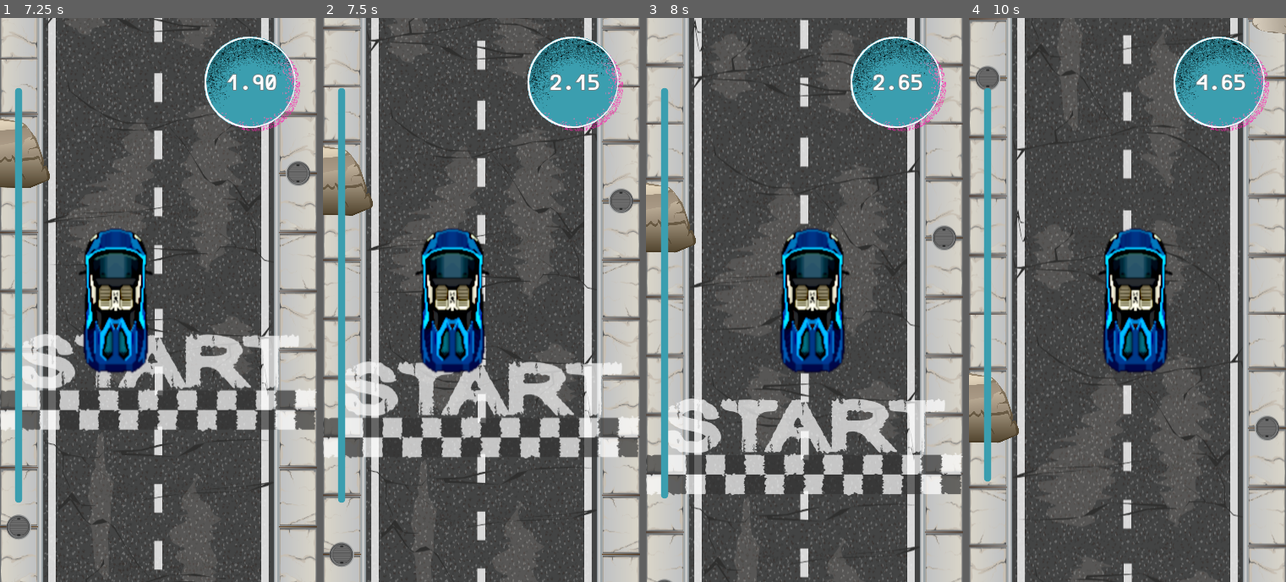
Above: before the commit, frames 1-4 (left to right).
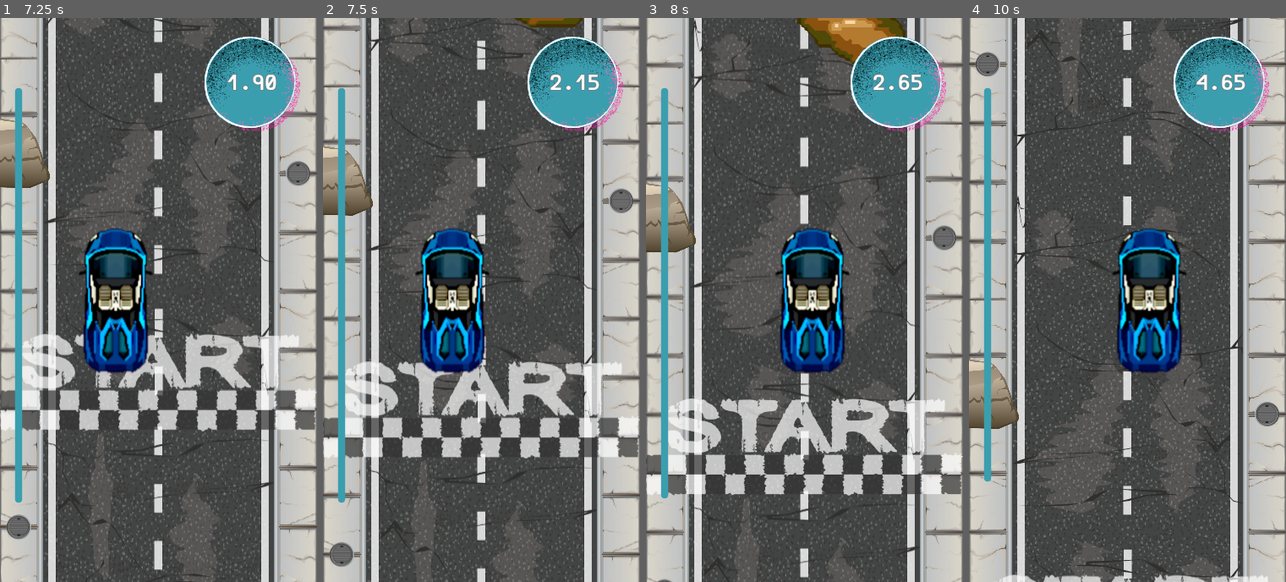
Above: after the commit, the same moments.

Repository: adngdb/coopjam
Game: Godot game, scene res://GUI/StartScreen/StartScreen.tscn
The game is run twice, just before and just after one commit, with the same random seed, the same clock (stepped at 60 frames per second) and the same inputs. Sound files missing from this copy of the repository are replaced by a short silence.
Inputs (mouse positions are in pixels of both pictures, inside the frame that each line leads up to):
- Up to frame 1 (7.25 s): tap Enter at 0.5, 5 s; move the mouse to (228, 271) at 0.52 s; hold Right (ui_right) 0.53-1.28 s; click (228, 271) at 0.6 s; tap Space at 1.25 s; move the mouse to (95, 328) at 1.27 s; hold Left (ui_left) 1.28-2 s; click (95, 328) at 1.35 s; click "Level 1" at 2 s; move the mouse to (190, 175) at 2.77 s; hold Right (ui_right) 2.78-4.28 s; click (190, 175) at 2.85 s; move the mouse to (142, 412) at 3.52 s; click (142, 412) at 3.6 s; move the mouse to (253, 384) at 4.27 s; hold Left (ui_left) 4.28-6.53 s; click (253, 384) at 4.35 s; move the mouse to (63, 215) at 5.02 s; click (63, 215) at 5.1 s; move the mouse to (174, 300) at 5.77 s; click (174, 300) at 5.85 s; move the mouse to (110, 159) at 6.52 s; hold Right (ui_right) from 6.53 s (still down); click (110, 159) at 6.6 s
- Up to frame 2 (7.5 s): keep holding Right (ui_right); move the mouse to (551, 271) at 7.27 s; click (551, 271) at 7.35 s
- Up to frame 3 (8 s): keep holding Right (ui_right)
- Up to frame 4 (10 s): move the mouse to (1064, 328) at 8.02 s; click (1064, 328) at 8.1 s; move the mouse to (1159, 175) at 8.77 s; release Right (ui_right) at 8.78 s; hold Left (ui_left) from 8.78 s (still down); click (1159, 175) at 8.85 s; move the mouse to (1111, 412) at 9.52 s; click (1111, 412) at 9.6 s

Frame 1 is identical in both runs. In frame 2, 0.3% of the frame differs, in the area x 60-82%, y 0-2%; in frame 3, 1.6%; in frame 4, 20%, in the area x 0-100%, y 0-100%.

Commit message:
new level design 1,2,3

Diff:
--- a/Qlas/Levels/1_Level.tscn
+++ b/Qlas/Levels/1_Level.tscn
@@ -7,6 +7,8 @@
 [ext_resource path="res://Objects/Decoration/Tree.tscn" type="PackedScene" id=5]
 [ext_resource path="res://Objects/Decoration/Rock1.tscn" type="PackedScene" id=6]
 [ext_resource path="res://Objects/Decoration/Rock2.tscn" type="PackedScene" id=7]
+[ext_resource path="res://Objects/Obstacles/Oil.tscn" type="PackedScene" id=8]
+[ext_resource path="res://Assets/Props/Bush_02.png" type="Texture" id=9]
 
 [node name="1_Level" type="Node2D"]
 
@@ -52,6 +54,24 @@
 [node name="RedCar5" parent="Obstacles" instance=ExtResource( 3 )]
 position = Vector2( -64, -5472 )
 
+[node name="Oil" parent="Obstacles" instance=ExtResource( 8 )]
+position = Vector2( 56, -536 )
+
+[node name="Oil2" parent="Obstacles" instance=ExtResource( 8 )]
+position = Vector2( -72, -1024 )
+
+[node name="Oil3" parent="Obstacles" instance=ExtResource( 8 )]
+position = Vector2( -72, -2624 )
+
+[node name="Oil4" parent="Obstacles" instance=ExtResource( 8 )]
+position = Vector2( -72, -3176 )
+
+[node name="Oil5" parent="Obstacles" instance=ExtResource( 8 )]
+position = Vector2( -64, -4688 )
+
+[node name="Oil6" parent="Obstacles" instance=ExtResource( 8 )]
+position = Vector2( 56, -4120 )
+
 [node name="StartLine" parent="." instance=ExtResource( 1 )]
 position = Vector2( 0, -32 )
 
@@ -79,7 +99,8 @@
 position = Vector2( -200, -3466.8 )
 
 [node name="Rock9" parent="Decoration" instance=ExtResource( 7 )]
-position = Vector2( -224, -4208 )
+position = Vector2( -168, -4168 )
+rotation = -1.5708
 
 [node name="Rock10" parent="Decoration" instance=ExtResource( 7 )]
 position = Vector2( 216, -4384 )
@@ -88,7 +109,8 @@
 position = Vector2( 184, -4064 )
 
 [node name="Rock12" parent="Decoration" instance=ExtResource( 6 )]
-position = Vector2( 232, -5192 )
+position = Vector2( 176, -5160 )
+rotation = 1.5708
 
 [node name="Rock13" parent="Decoration" instance=ExtResource( 6 )]
 position = Vector2( -192, -6018.8 )
@@ -112,10 +134,11 @@
 position = Vector2( -184, -1746.8 )
 
 [node name="Rock18" parent="Decoration" instance=ExtResource( 6 )]
-position = Vector2( -200, -2842.8 )
+position = Vector2( -187.5, -2888 )
+rotation = -1.5708
 
 [node name="Rock19" parent="Decoration" instance=ExtResource( 7 )]
-position = Vector2( -192, -2784 )
+position = Vector2( -200, -2832 )
 
 [node name="Rock21" parent="Decoration" instance=ExtResource( 7 )]
 position = Vector2( 64, -5936 )
@@ -128,3 +151,11 @@
 
 [node name="Tree2" parent="Decoration" instance=ExtResource( 5 )]
 position = Vector2( -560, -4600 )
+
+[node name="Bush_02" type="Sprite" parent="Decoration"]
+position = Vector2( 304, -2152 )
+texture = ExtResource( 9 )
+
+[node name="Bush_03" type="Sprite" parent="Decoration"]
+position = Vector2( -344, -1064 )
+texture = ExtResource( 9 )
--- a/Qlas/Levels/2_Level.tscn
+++ b/Qlas/Levels/2_Level.tscn
@@ -7,6 +7,7 @@
 [ext_resource path="res://Objects/Decoration/Tree.tscn" type="PackedScene" id=5]
 [ext_resource path="res://Objects/Decoration/Rock1.tscn" type="PackedScene" id=6]
 [ext_resource path="res://Objects/Decoration/Rock2.tscn" type="PackedScene" id=7]
+[ext_resource path="res://Objects/Obstacles/Oil.tscn" type="PackedScene" id=8]
 
 [node name="2_level" type="Node2D"]
 
@@ -109,6 +110,24 @@
 [node name="RedCar6" parent="Obstacles" instance=ExtResource( 3 )]
 position = Vector2( -64, -184 )
 
+[node name="Oil" parent="Obstacles" instance=ExtResource( 8 )]
+position = Vector2( -64, -1336 )
+
+[node name="Oil2" parent="Obstacles" instance=ExtResource( 8 )]
+position = Vector2( 65, -2456 )
+
+[node name="Oil3" parent="Obstacles" instance=ExtResource( 8 )]
+position = Vector2( 56, -4872 )
+
+[node name="Oil4" parent="Obstacles" instance=ExtResource( 8 )]
+position = Vector2( -72, -4488 )
+
+[node name="Oil5" parent="Obstacles" instance=ExtResource( 8 )]
+position = Vector2( -72, -7592 )
+
+[node name="Oil6" parent="Obstacles" instance=ExtResource( 8 )]
+position = Vector2( 64, -8928 )
+
 [node name="StartLine" parent="." instance=ExtResource( 1 )]
 position = Vector2( 0, -32 )
 
--- a/Qlas/Levels/3_Level.tscn
+++ b/Qlas/Levels/3_Level.tscn
@@ -7,6 +7,7 @@
 [ext_resource path="res://Objects/Decoration/Tree.tscn" type="PackedScene" id=5]
 [ext_resource path="res://Objects/Decoration/Rock1.tscn" type="PackedScene" id=6]
 [ext_resource path="res://Objects/Decoration/Rock2.tscn" type="PackedScene" id=7]
+[ext_resource path="res://Assets/Props/Bush_02.png" type="Texture" id=8]
 
 [node name="3_Level" type="Node2D"]
 
@@ -92,7 +93,7 @@
 position = Vector2( 64, -1864 )
 
 [node name="RedCar3" parent="Obstacles" instance=ExtResource( 3 )]
-position = Vector2( 60, -2440 )
+position = Vector2( 60, -2552 )
 
 [node name="RedCar4" parent="Obstacles" instance=ExtResource( 3 )]
 position = Vector2( -68, -3096 )
@@ -101,40 +102,52 @@
 position = Vector2( -64, -5472 )
 
 [node name="RedCar6" parent="Obstacles" instance=ExtResource( 3 )]
-position = Vector2( -66, -1152 )
+position = Vector2( -72, -1400 )
 
 [node name="RedCar7" parent="Obstacles" instance=ExtResource( 3 )]
 position = Vector2( -68, -3928 )
 
 [node name="RedCar8" parent="Obstacles" instance=ExtResource( 3 )]
-position = Vector2( 68, -4456 )
+position = Vector2( 65, -4544 )
 
 [node name="RedCar9" parent="Obstacles" instance=ExtResource( 3 )]
 position = Vector2( 56, -6000 )
 
 [node name="RedCar10" parent="Obstacles" instance=ExtResource( 3 )]
-position = Vector2( -64, -6400 )
+position = Vector2( -64, -6480 )
 
 [node name="RedCar11" parent="Obstacles" instance=ExtResource( 3 )]
-position = Vector2( 70, -6704 )
+position = Vector2( 60, -6936 )
 
 [node name="RedCar12" parent="Obstacles" instance=ExtResource( 3 )]
-position = Vector2( -64, -7008 )
+position = Vector2( 64, -7144 )
 
 [node name="RedCar13" parent="Obstacles" instance=ExtResource( 3 )]
-position = Vector2( 70, -7328 )
+position = Vector2( 64, -7392 )
 
 [node name="RedCar14" parent="Obstacles" instance=ExtResource( 3 )]
-position = Vector2( -64, -7672 )
+position = Vector2( -64, -7920 )
 
 [node name="RedCar15" parent="Obstacles" instance=ExtResource( 3 )]
-position = Vector2( 65, -8016 )
+position = Vector2( 56, -8760 )
 
 [node name="RedCar16" parent="Obstacles" instance=ExtResource( 3 )]
-position = Vector2( 64, -8256 )
+position = Vector2( 56, -9008 )
 
 [node name="RedCar17" parent="Obstacles" instance=ExtResource( 3 )]
 position = Vector2( 68, -8512 )
+
+[node name="RedCar18" parent="Obstacles" instance=ExtResource( 3 )]
+position = Vector2( -72, -9680 )
+
+[node name="RedCar19" parent="Obstacles" instance=ExtResource( 3 )]
+position = Vector2( -72, -10432 )
+
+[node name="RedCar20" parent="Obstacles" instance=ExtResource( 3 )]
+position = Vector2( 64, -11328 )
+
+[node name="RedCar21" parent="Obstacles" instance=ExtResource( 3 )]
+position = Vector2( -58, -12288 )
 
 [node name="StartLine" parent="." instance=ExtResource( 1 )]
 position = Vector2( 0, -32 )
@@ -191,18 +204,102 @@
 
 [node name="Tree" parent="Decoration" instance=ExtResource( 5 )]
 position = Vector2( 320, -888 )
+rotation = 3.14159
 
 [node name="Tree2" parent="Decoration" instance=ExtResource( 5 )]
-position = Vector2( 368, -2160 )
+position = Vector2( 496, -2112 )
 
 [node name="Tree3" parent="Decoration" instance=ExtResource( 5 )]
 position = Vector2( 344, -3512 )
+rotation = -1.5708
 
 [node name="Tree4" parent="Decoration" instance=ExtResource( 5 )]
 position = Vector2( -544, -3200 )
 
 [node name="Tree5" parent="Decoration" instance=ExtResource( 5 )]
-position = Vector2( -416, -4904 )
+position = Vector2( -504, -4904 )
+rotation = 3.14159
 
 [node name="Tree6" parent="Decoration" instance=ExtResource( 5 )]
 position = Vector2( -528, -5704 )
+
+[node name="Tree7" parent="Decoration" instance=ExtResource( 5 )]
+position = Vector2( -448, -8416 )
+rotation = 1.5708
+
+[node name="Tree8" parent="Decoration" instance=ExtResource( 5 )]
+position = Vector2( 368, -15728 )
+rotation = 1.5708
+
+[node name="Tree9" parent="Decoration" instance=ExtResource( 5 )]
+position = Vector2( -392, -14648 )
+rotation = 1.5708
+
+[node name="Tree10" parent="Decoration" instance=ExtResource( 5 )]
+position = Vector2( 392, -13600 )
+rotation = 1.5708
+
+[node name="Bush_02" type="Sprite" parent="Decoration"]
+position = Vector2( 312, -9840 )
+texture = ExtResource( 8 )
+
+[node name="Bush_03" type="Sprite" parent="Decoration"]
+position = Vector2( 304, -5256 )
+texture = ExtResource( 8 )
+
+[node name="Bush_08" type="Sprite" parent="Decoration"]
+position = Vector2( -352, -1584 )
+texture = ExtResource( 8 )
+
+[node name="Bush_04" type="Sprite" parent="Decoration"]
+position = Vector2( -312, -11408 )
+texture = ExtResource( 8 )
+
+[node name="Bush_05" type="Sprite" parent="Decoration"]
+position = Vector2( -272, -11952 )
+rotation = 1.5708
+texture = ExtResource( 8 )
+
+[node name="Bush_06" type="Sprite" parent="Decoration"]
+position = Vector2( 264, -12696 )
+rotation = 1.5708
+texture = ExtResource( 8 )
+
+[node name="Bush_09" type="Sprite" parent="Decoration"]
+position = Vector2( -264, -12664 )
+texture = ExtResource( 8 )
+
+[node name="Bush_10" type="Sprite" parent="Decoration"]
+position = Vector2( -288, -13448 )
+rotation = 3.14159
+texture = ExtResource( 8 )
+
+[node name="Bush_11" type="Sprite" parent="Decoration"]
+position = Vector2( 288, -14304 )
+rotation = 3.14159
+texture = ExtResource( 8 )
+
+[node name="Bush_12" type="Sprite" parent="Decoration"]
+position = Vector2( 264, -14928 )
+rotation = 1.39626
+texture = ExtResource( 8 )
+
+[node name="Bush_13" type="Sprite" parent="Decoration"]
+position = Vector2( -288, -15376 )
+rotation = 0.523599
+texture = ExtResource( 8 )
+
+[node name="Bush_14" type="Sprite" parent="Decoration"]
+position = Vector2( -248, -15848 )
+rotation = 1.91986
+texture = ExtResource( 8 )
+
+[node name="Bush_15" type="Sprite" parent="Decoration"]
+position = Vector2( 268, -17352 )
+rotation = 1.91986
+texture = ExtResource( 8 )
+
+[node name="Bush_07" type="Sprite" parent="Decoration"]
+position = Vector2( -287.999, -16656 )
+rotation = 0.349066
+texture = ExtResource( 8 )
Not shown: 1 places in Qlas/Levels/1_Level.tscn that only renumber resources
Not shown: 1 places in Qlas/Levels/2_Level.tscn that only renumber resources
Not shown: 1 places in Qlas/Levels/3_Level.tscn that only renumber resources
